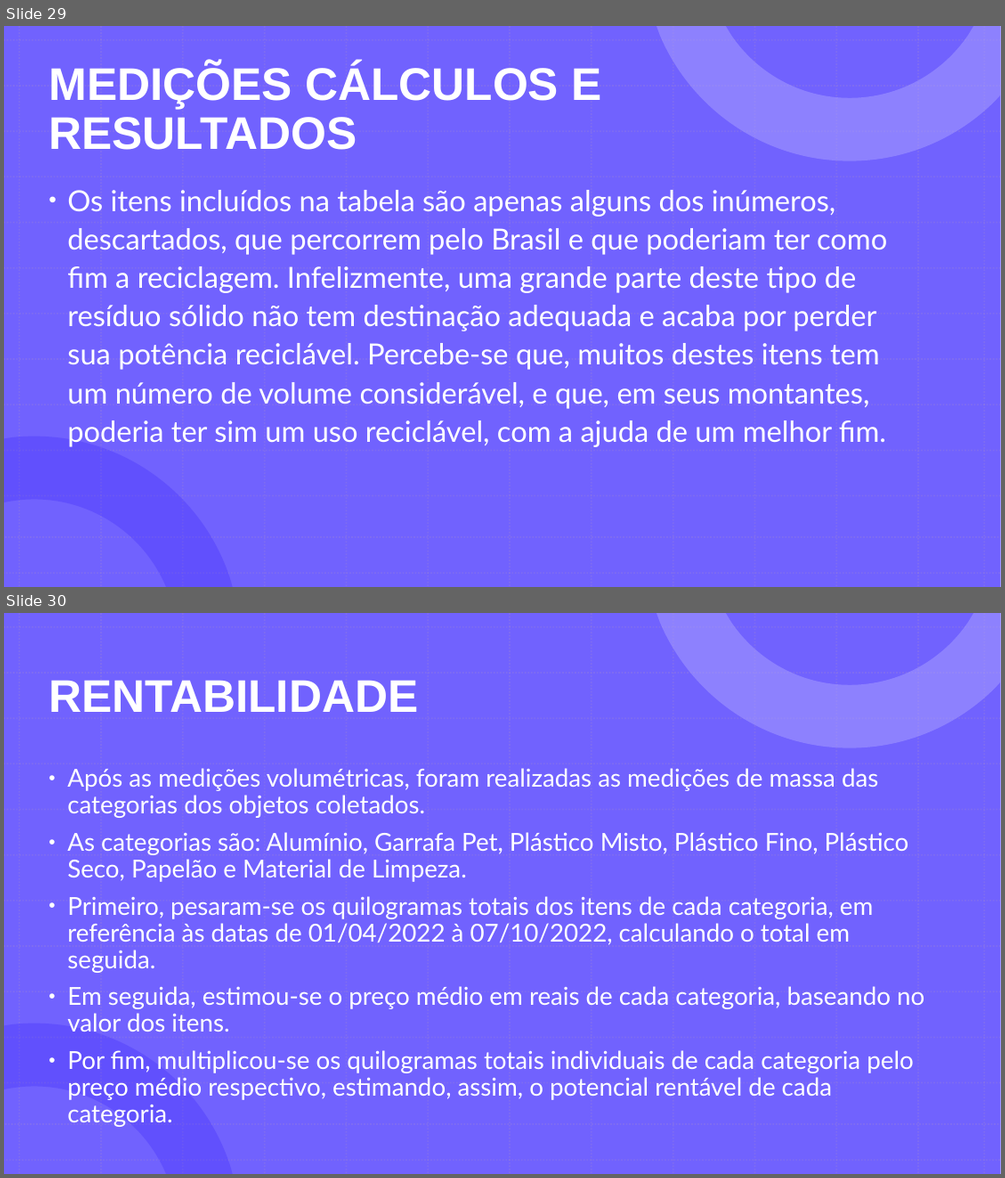
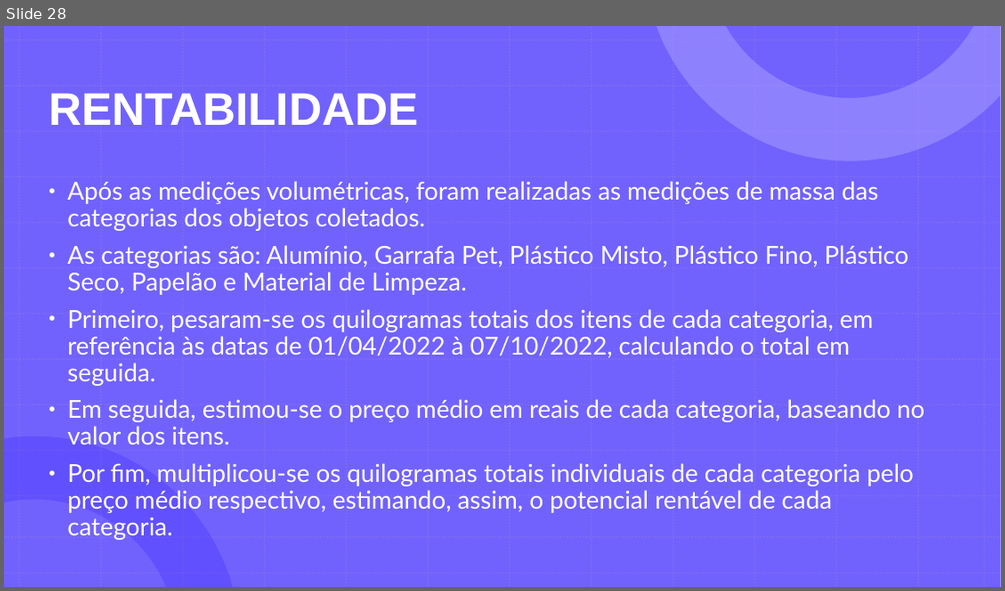
Before and after one commit to GabrielDSS0/ETEC-Coisas-Escolares, a slide deck: 1 etim ds 2022/EAMT/Trabalho Acadêmico/Relatório (a importância dos ecopontos)/A importância da separação dos recicláveis 3/Ecopontos - EAMT.pptx. Shown one above the other, each under a label of ours: slides 29 and 30 before the commit, slide 28 after it. The pictures are 1005x1178 and 1005x591 pixels, drawn with LibreOffice and Linux fonts; fonts in the diff are those of the drawing. Boxes give left, top, right and bottom in pixels: in the first picture for what was removed or moved away, otherwise in the second. Text is boxed around its words. In the diff, an @@ line names an element or a change of style, - is before the commit and + after.

```diff
--- a/1 etim ds 2022/EAMT/Trabalho Acadêmico/Relatório (a importância dos ecopontos)/A importância da separação dos recicláveis 3/Ecopontos - EAMT.pptx
+++ b/1 etim ds 2022/EAMT/Trabalho Acadêmico/Relatório (a importância dos ecopontos)/A importância da separação dos recicláveis 3/Ecopontos - EAMT.pptx
@@ slide 29 removed at [4,26,1001,587], background #FFFFFF; not listed: 29 template elements that a slide beside it also shows @@
@@ title removed at [48,63,601,150] @@
-MEDIÇÕES CÁLCULOS E RESULTADOS
@@ text removed at [67,190,887,447] @@
-• Os itens incluídos na tabela são apenas alguns dos inúmeros, descartados, que percorrem pelo Brasil e que poderiam ter como fim a reciclagem. Infelizmente, uma grande parte deste tipo de resíduo sólido não tem destinação adequada e acaba por perder sua potência reciclável. Percebe-se que, muitos destes itens tem um número de volume considerável, e que, em seus montantes, poderia ter sim um uso reciclável, com a ajuda de um melhor fim.
@@ what was slide 30 is now slide 28 @@
```
Also in this commit, not shown: 3 slides changed, 1 other slide removed, 4 other files.
